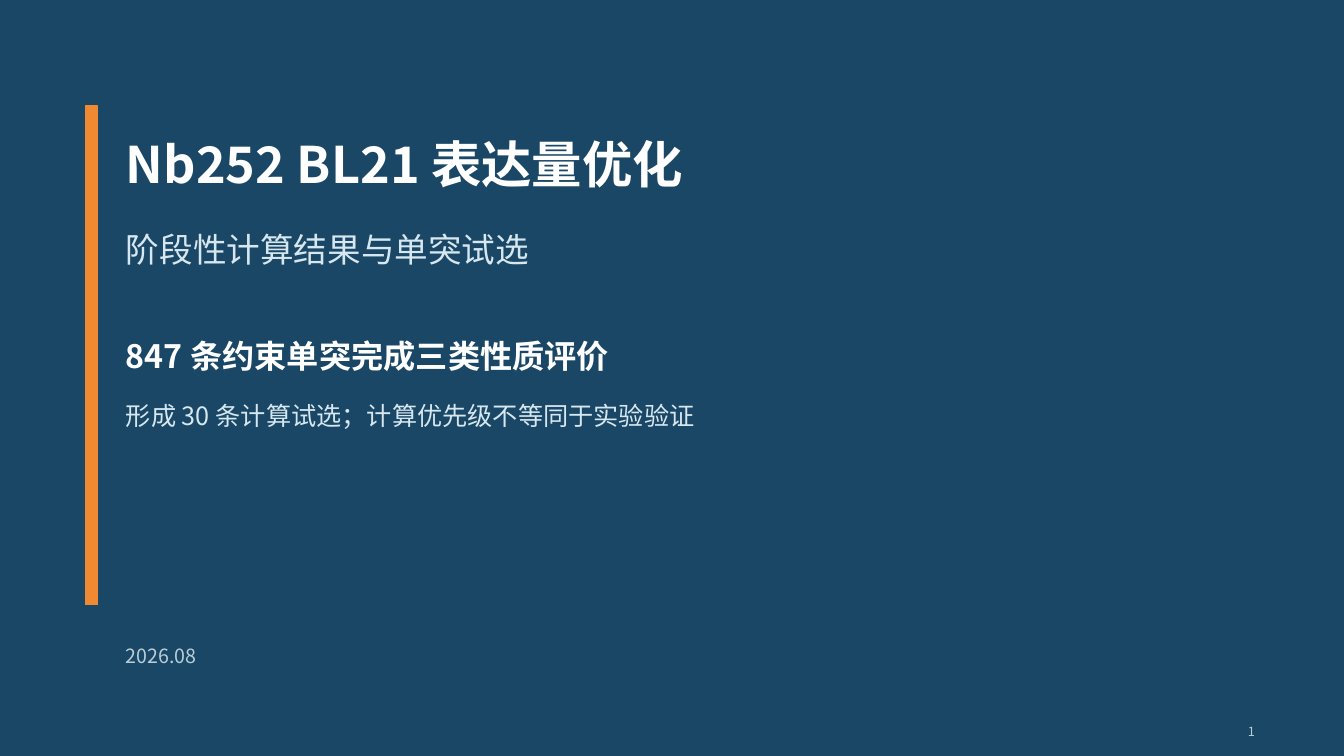
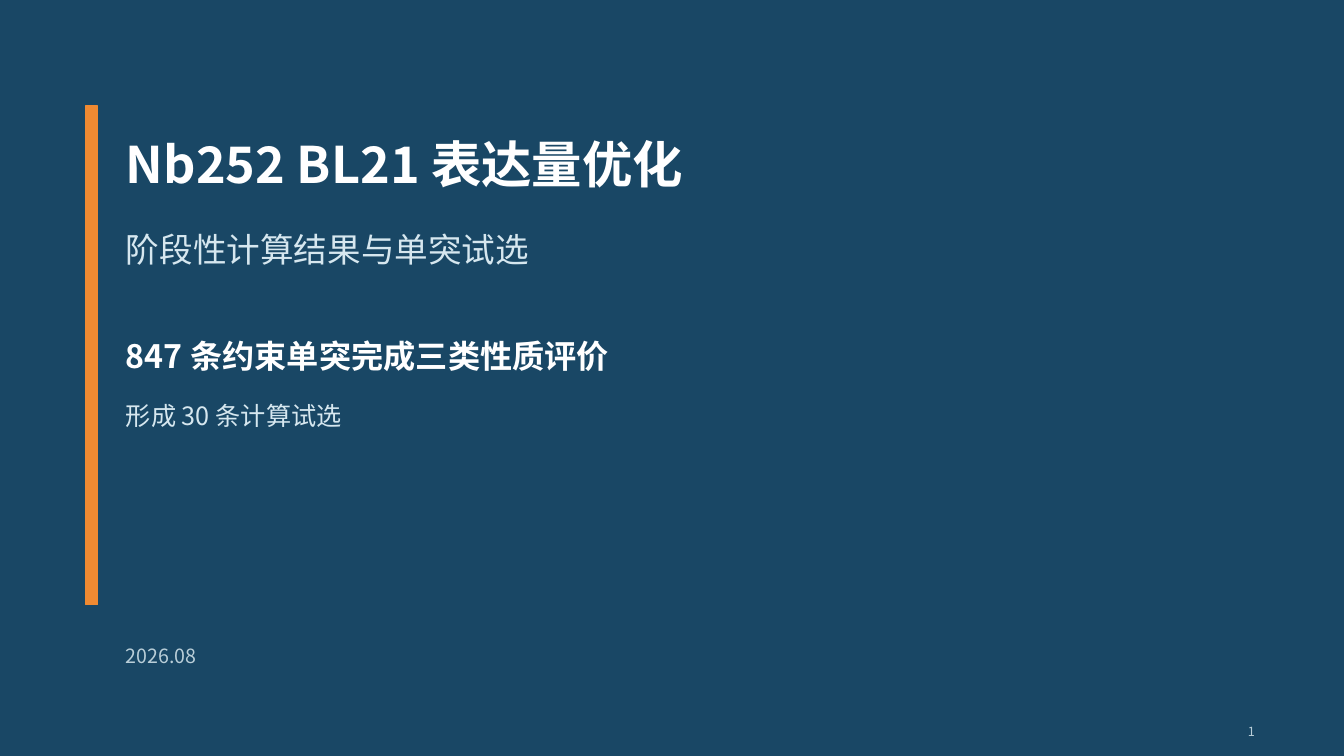
Before and after one commit to name-lulangya/Antibody_optimization, a slide deck: slide 1 of docs/result_artifacts/weekly_report_result/report_2026_W34_nb252_expression_route/Nb252_BL21_expression_optimization_presentation_20260820.pptx. Drawn at 1344x756 pixels with LibreOffice and Linux fonts; fonts in the diff are those of the drawing. Boxes give left, top, right and bottom in pixels: in the first picture for what was removed or moved away, otherwise in the second. Text is boxed around its words. In the diff, an @@ line names an element or a change of style, - is before the commit and + after.

Commit message:
Refine Nb252 presentation wording

```diff
--- a/docs/result_artifacts/weekly_report_result/report_2026_W34_nb252_expression_route/Nb252_BL21_expression_optimization_presentation_20260820.pptx
+++ b/docs/result_artifacts/weekly_report_result/report_2026_W34_nb252_expression_route/Nb252_BL21_expression_optimization_presentation_20260820.pptx
@@ text at box(126, 404, 342, 427): text changed @@
-形成 30 条计算试选；计算优先级不等同于实验验证
+形成 30 条计算试选
```
Also in this commit, not shown: 1 other slide changed, 1 other file.
